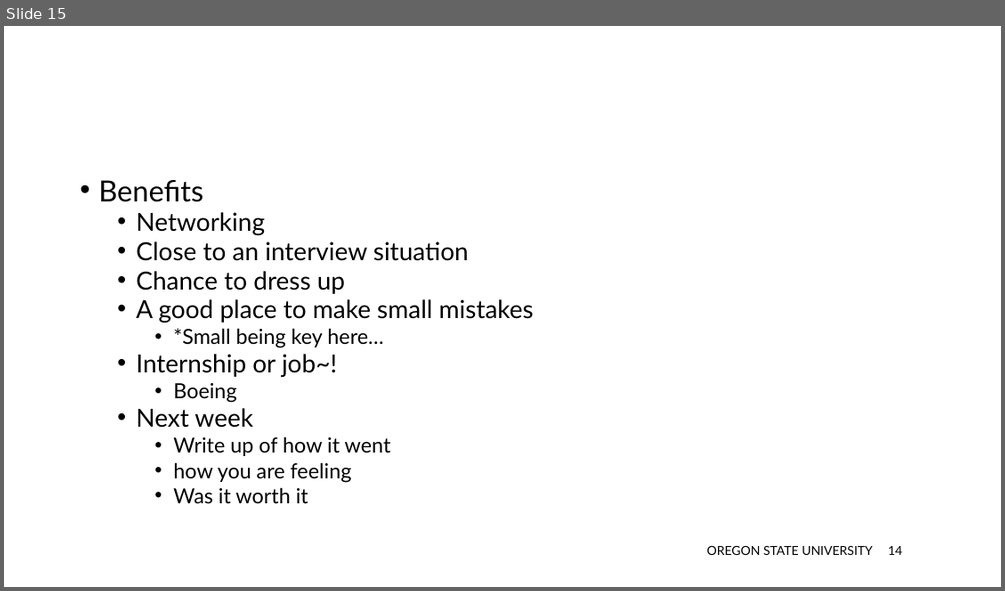
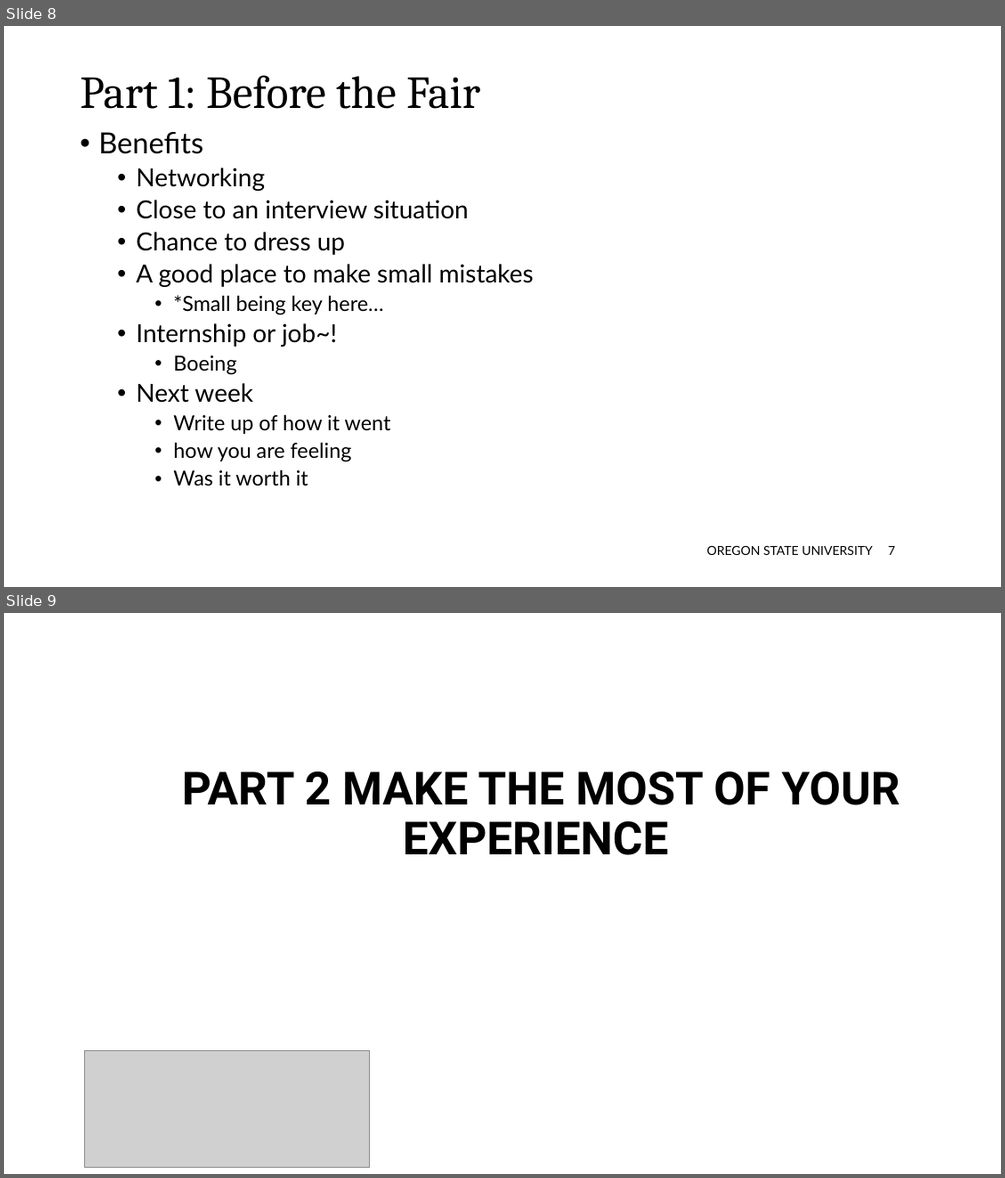
Before and after one commit to davicx/david, a slide deck: career/Career- 2022/OSU- COB Instructor/OSU- Career.pptx. Shown one above the other, each under a label of ours: slide 15 before the commit, slides 8 and 9 after it. The pictures are 1005x591 and 1005x1178 pixels, drawn with LibreOffice and Linux fonts; fonts in the diff are those of the drawing; grey boxes stand for pictures. Boxes give left, top, right and bottom in pixels: in the first picture for what was removed or moved away, otherwise in the second. Text is boxed around its words. In the diff, an @@ line names an element or a change of style, - is before the commit and + after.

```diff
--- a/career/Career- 2022/OSU- COB Instructor/OSU- Career.pptx
+++ b/career/Career- 2022/OSU- COB Instructor/OSU- Career.pptx
@@ slide 9 added at <box>4,613,1001,1174</box>, background #FFFFFF @@
@@ title added at <box>182,771,900,855</box>, 44 pt, text #000000, bold @@
+PART 2 MAKE THE MOST OF YOUR EXPERIENCE
@@ picture added at <box>85,1051,370,1167</box> @@
@@ what was slide 15 is now slide 8 @@
@@ slide 8 changed as well @@
@@ title added at <box>80,75,480,109</box>, 44 pt, text #000000 @@
+Part 1: Before the Fair
@@ text "Benefits": place and size @@
-text "Benefits" at <box>98,180,534,504</box>
+text "Benefits" at <box>98,132,534,486</box>
@@ text "Benefits" at <box>98,132,534,486</box>: line spacing 0.8 to 0.9 @@
@@ page number at <box>888,546,895,555</box>: text changed @@
-14
+7
```
Also in this commit, not shown: 2 other slides changed, 19 other slides added, 2 slides removed, 2 other files.
